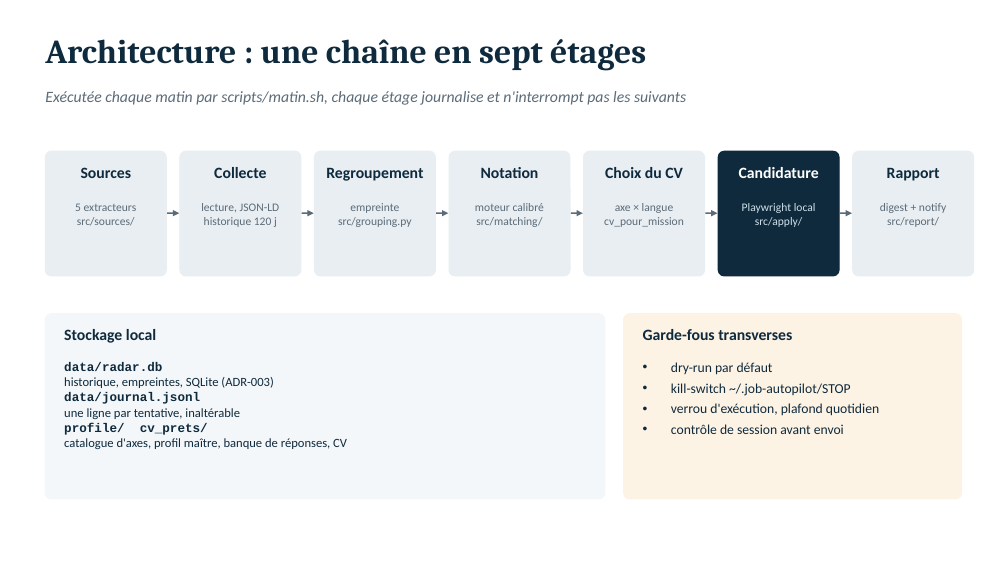
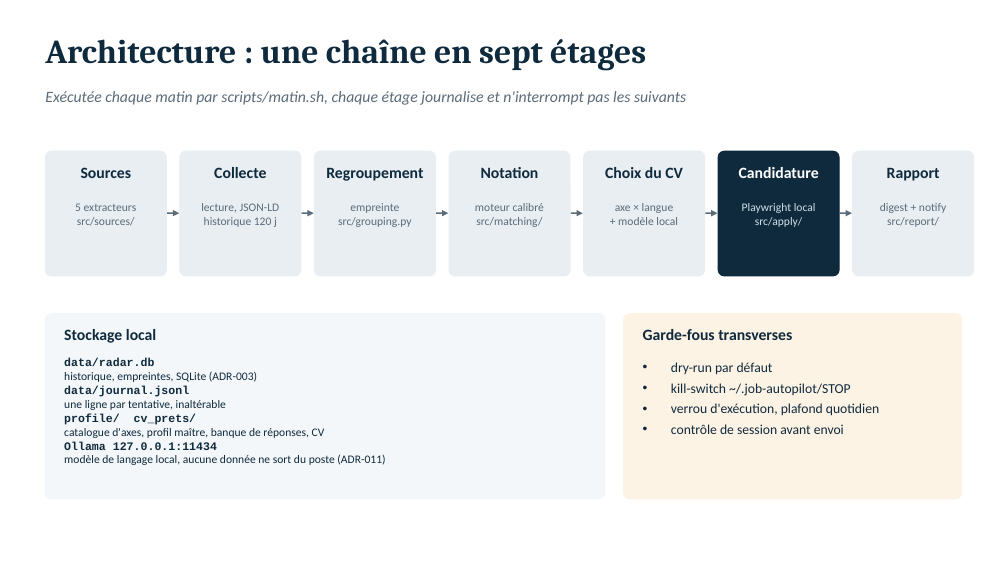
Before and after one commit to BEVTRADE/job-autopilot, a slide deck: slide 4 of docs/job-autopilot-architecture.pptx. Drawn at 1008x567 pixels with LibreOffice and Linux fonts; fonts in the diff are those of the drawing. Boxes give left, top, right and bottom in pixels: in the first picture for what was removed or moved away, otherwise in the second. Text is boxed around its words. In the diff, an @@ line names an element or a change of style, - is before the commit and + after.

```diff
--- a/docs/job-autopilot-architecture.pptx
+++ b/docs/job-autopilot-architecture.pptx
@@ text at (618, 217, 678, 225): text changed @@
-cv_pour_mission
++ modèle local
@@ text at (64, 358, 325, 438): size 12 to 11 pt in "data/radar.db", "historique, empreintes, SQLite (ADR-003)", "data/journal.jsonl", "une ligne par tentative, inaltérable" and 2 more places @@
@@ text at (64, 441, 385, 465): paragraphs added @@
+Ollama 127.0.0.1:11434
+modèle de langage local, aucune donnée ne sort du poste (ADR-011)
```
Also in this commit, not shown: 7 other slides changed, 2 slides added.
